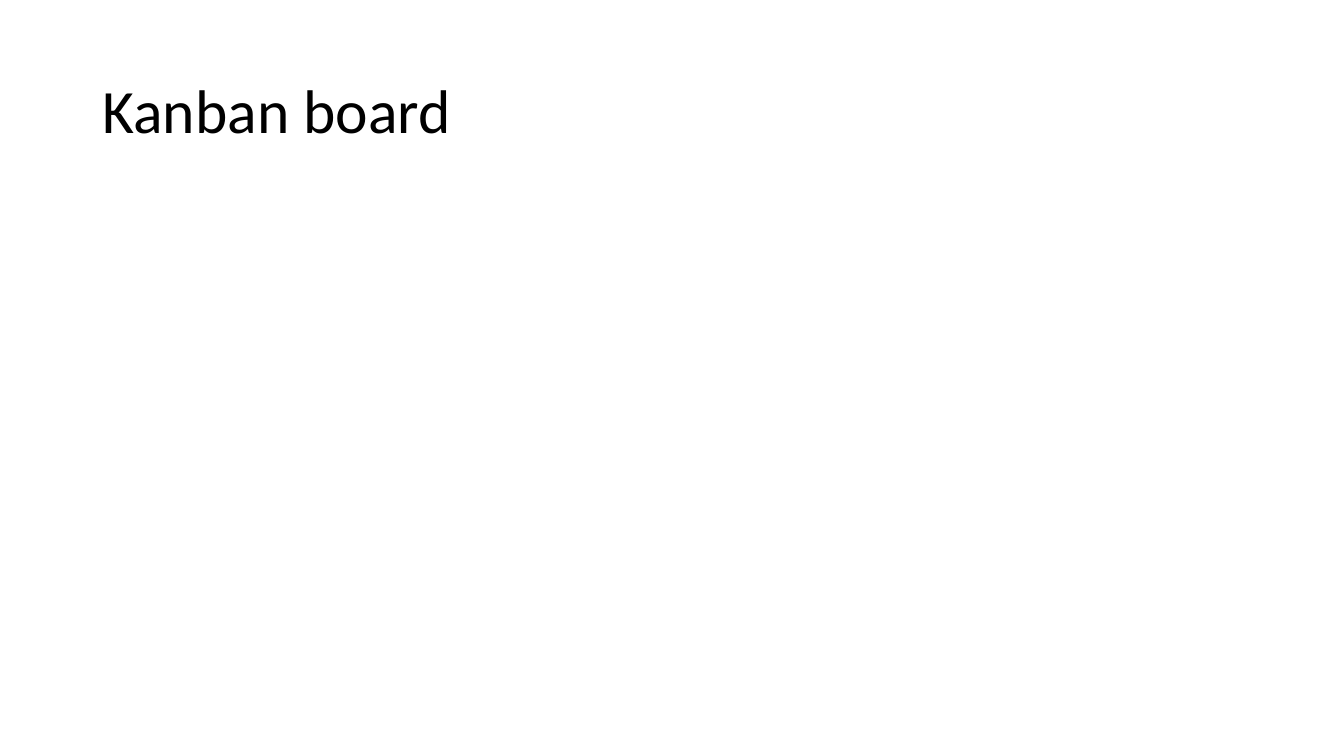
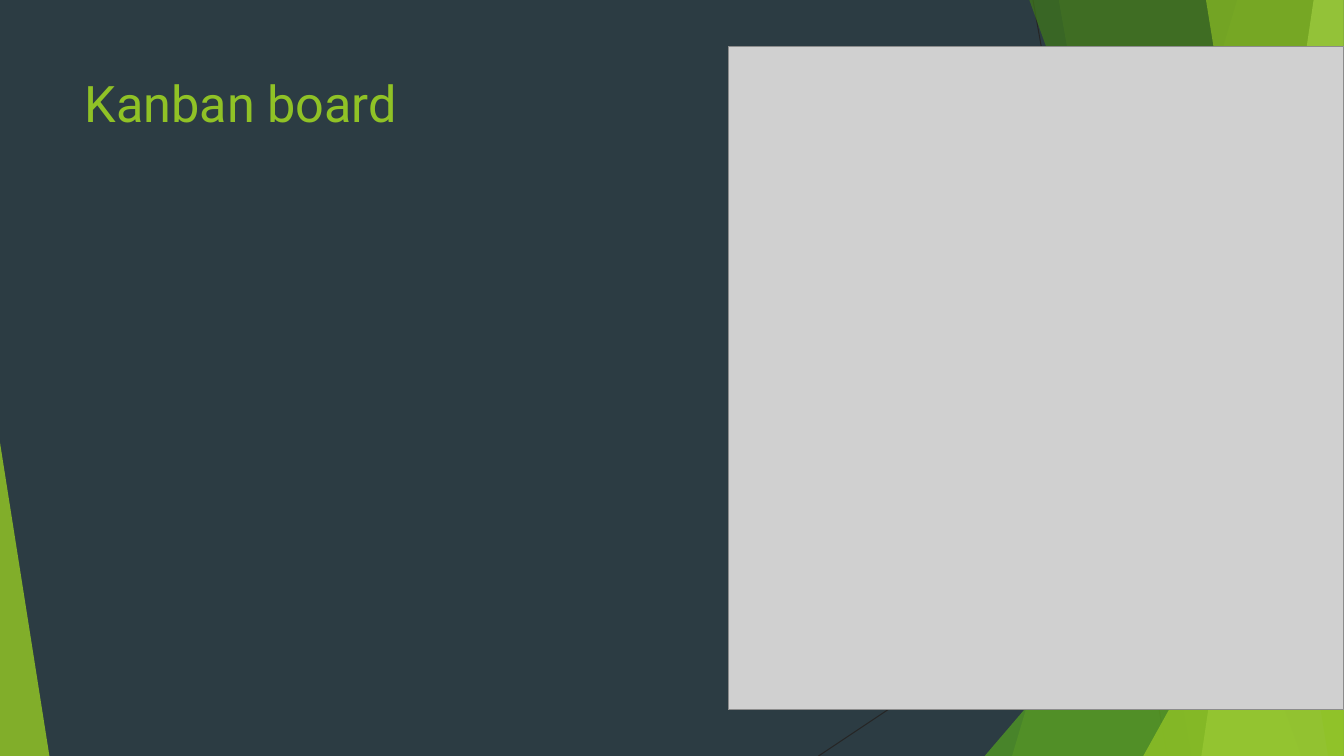
Before and after one commit to WaterbendingToph/cs414-f20-public_class_TeamD, a slide deck: slide 6 of 8- Presentation/P1 Presentation.pptx. Drawn at 1344x756 pixels with LibreOffice and Linux fonts; fonts in the diff are those of the drawing; grey boxes stand for pictures. Boxes give left, top, right and bottom in pixels: in the first picture for what was removed or moved away, otherwise in the second. Text is boxed around its words. In the diff, an @@ line names an element or a change of style, - is before the commit and + after.

```diff
--- a/8- Presentation/P1 Presentation.pptx
+++ b/8- Presentation/P1 Presentation.pptx
@@ background #FFFFFF to #2C3C43 @@
@@ picture added at (728,46,1344,710) @@
@@ title "Kanban board": place and size @@
-title "Kanban board" at (102,90,450,134)
+title "Kanban board" at (85,84,396,123)
@@ title "Kanban board" at (85,84,396,123): size 44 to 36 pt, font Calibri to Roboto, text colour #000000 to #90C226; line spacing 0.9 to 1; vertical alignment middle to top @@
@@ group added at (0,0,1344,756): 5 freeform shapes, 3 triangles, 2 lines @@
```
Also in this commit, not shown: 4 other slides changed, 2 slides added, 2 slides removed.
